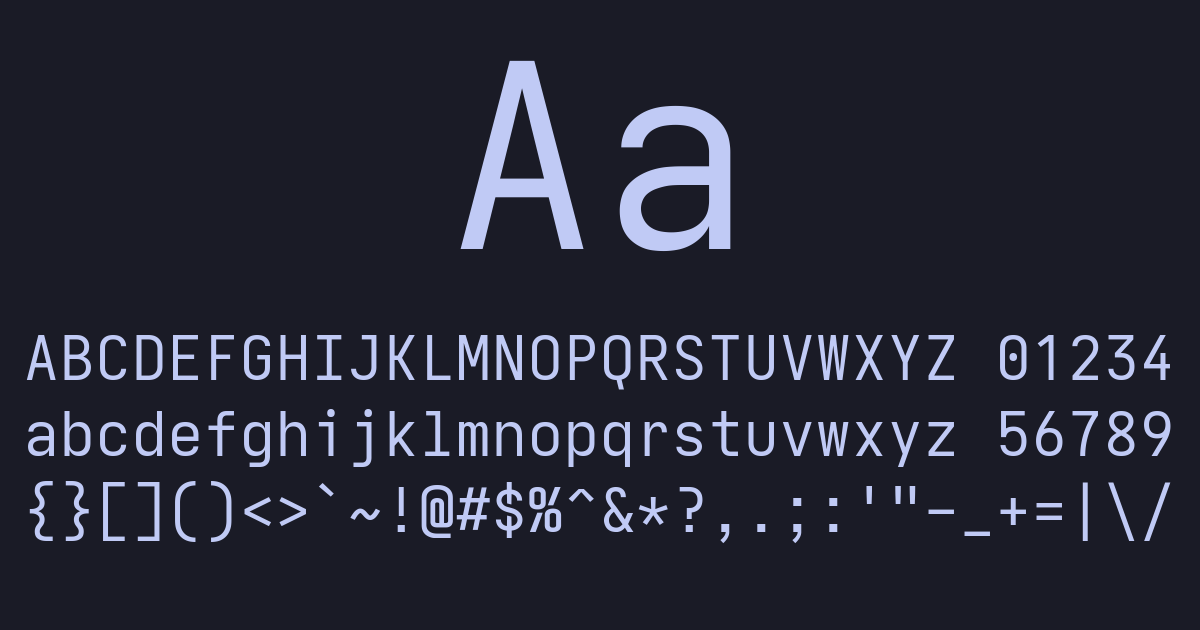
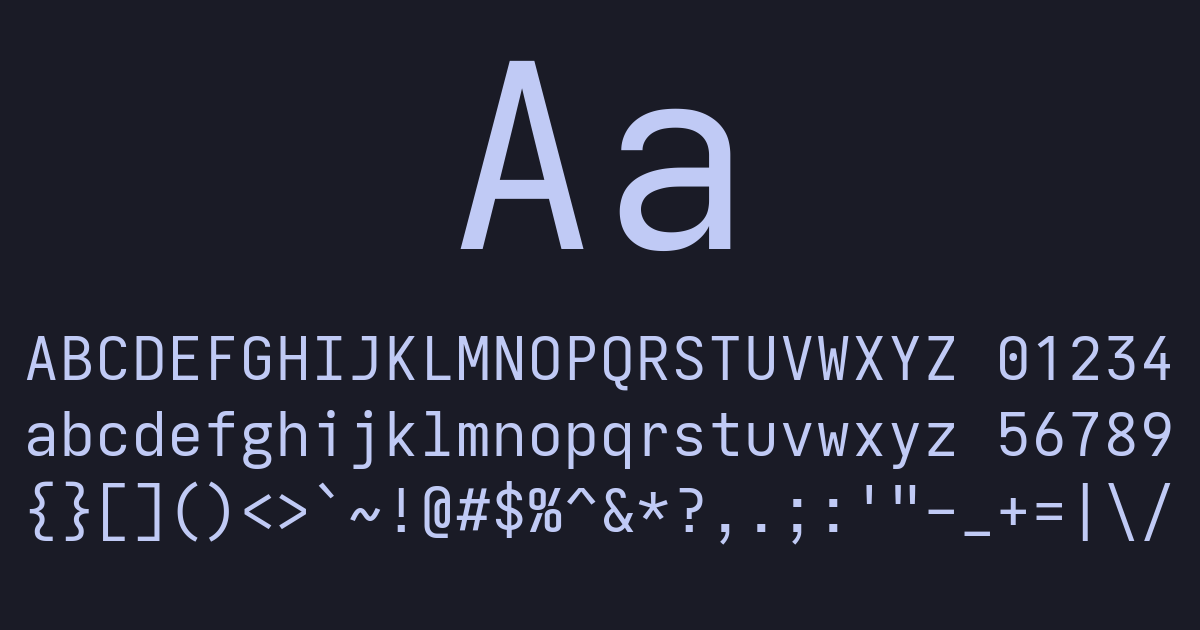
Before/after of a 1200px x 630px layered artwork. What changed in the layer stack:
painted on "Aa ..." over [27, 105, 1171, 545]
